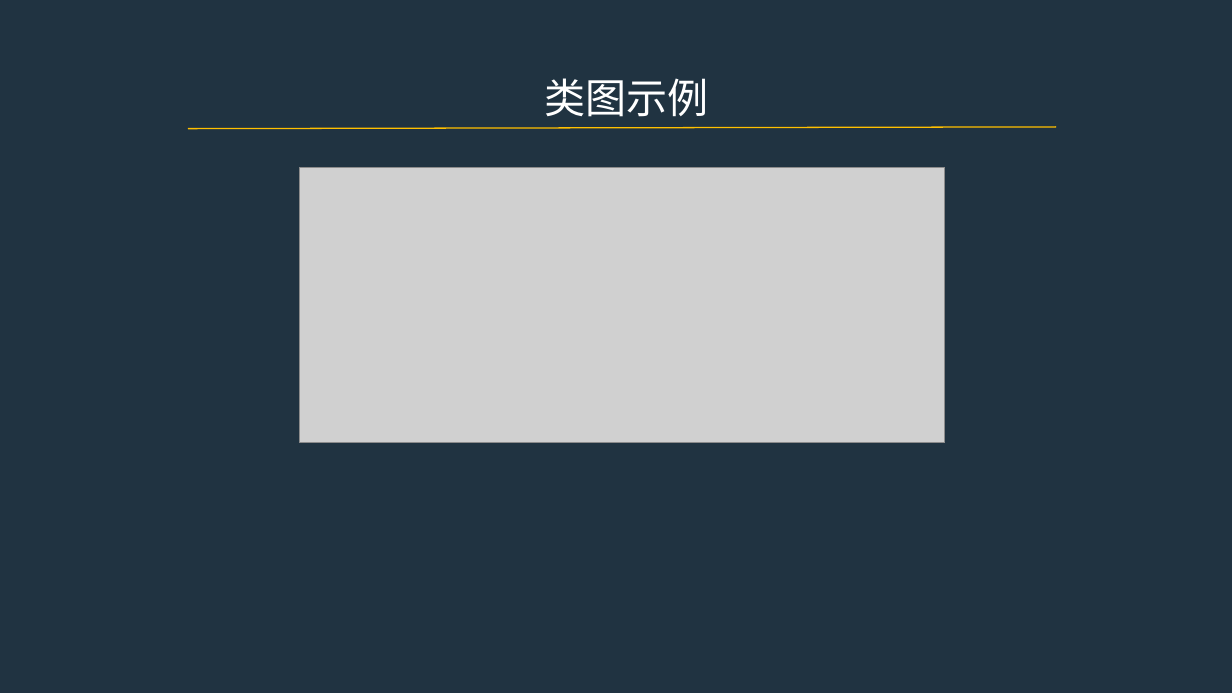
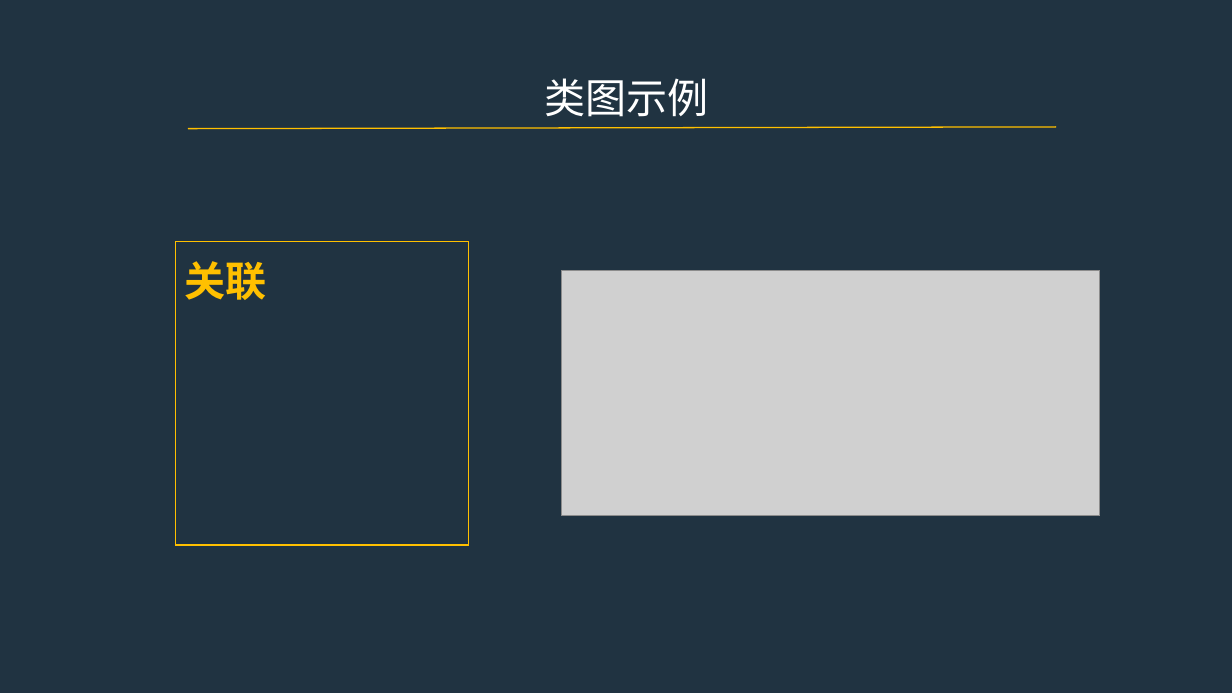
Before and after one commit to PRD2017-G07/G07-teamwork, a slide deck: slide 17 of 0PPT/UML图.pptx (slide 15 before the commit). Drawn at 1232x693 pixels with LibreOffice and Linux fonts; fonts in the diff are those of the drawing; grey boxes stand for pictures. Boxes give left, top, right and bottom in pixels: in the first picture for what was removed or moved away, otherwise in the second. Text is boxed around its words. In the diff, an @@ line names an element or a change of style, - is before the commit and + after.

```diff
--- a/0PPT/UML图.pptx
+++ b/0PPT/UML图.pptx
@@ picture removed at (299, 167, 945, 443) @@
@@ rectangle added at (176, 241, 469, 545), outline #FFC000 1 pt, 32 pt, text #FFC000, bold @@
+关联
@@ picture added at (562, 271, 1100, 517) @@
```
Also in this commit, not shown: 15 other slides changed, 3 slides added, 3 slides removed.
